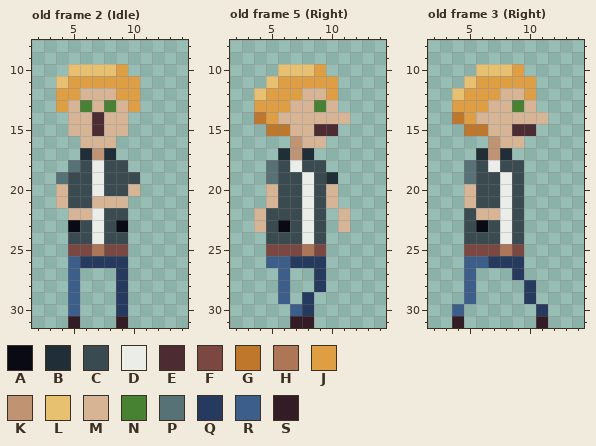
Pixel-art file -- Assets/Sprites/Chara.aseprite. The first picture shows the starting point.
16x32 pixels, 6 frames. Shown: old frame 2 (Idle): x 2..14, y 8..31; old frame 5 (Right): x 2..14, y 8..31; old frame 3 (Right): x 2..14, y 8..31. The commit also changed other frames, which this record leaves out.
Palette (. is transparent): A #090a14  B #202e37  C #394a50  D #ebede9  E #4d2b32  F #7a4841  G #be772b  H #ad7757  J #de9e41  K #c09473  L #e8c170  M #d7b594  N #468232  P #577277  Q #253a5e  R #3c5e8b  S #341c27
Pixels before, old frame 2 (Idle), first column x 4:
10 .LLLLJ.
11 LJJJJJJ
12 JJMMMJJ
13 JMNMNMJ
14 .MMEMM.
15 .MMEMM.
16 ..MMM..
17 ..BKB..
18 .PCDCC.
19 PCCDCCC
20 MCCDCCM
21 MCCMMM.
22 .MMDCC.
23 .ACDCA.
24 .CCDCC.
25 .FFHFF.
26 .RQQQQ.
27 .R...Q.
28 .R...Q.
29 .R...Q.
30 .R...Q.
31 .S...S.
Pixels before, old frame 5 (Right), first column x 4:
10 ..LLLJ..
11 .LJJJJJ.
12 LJJJMMJ.
13 JJJMMNM.
14 GJMMMMMM
15 .GGMMEE.
16 ...KMM..
17 ..BKB...
18 .PCDCC..
19 .PCCDCB.
20 .MCCDCM.
21 .MCCDCM.
22 MCCCDC.M
23 MCACDC.M
24 .CCCDC..
25 .FFFHF..
26 .RRQQQ..
27 ..R..Q..
28 ..R..Q..
29 ..R.Q...
30 ...RQ...
31 ...SS...
Pixels before, old frame 3 (Right), first column x 4:
10 ..LLLJ..
11 .LJJJJJ.
12 LJJJMMJ.
13 JJJMMNM.
14 GJMMMMMM
15 .GGMMEE.
16 ...KMM..
17 ..BKB...
18 .PCDCC..
19 .PCCDC..
20 .MCCDC..
21 .MCCDC..
22 .CMMDC..
23 .CACDC..
24 .CCCDC..
25 .FFFHF..
26 .RRQQQ..
27 .R...Q..
28 .R....Q.
29 .R....Q.
30 R......Q
31 S......S
Now the later version:
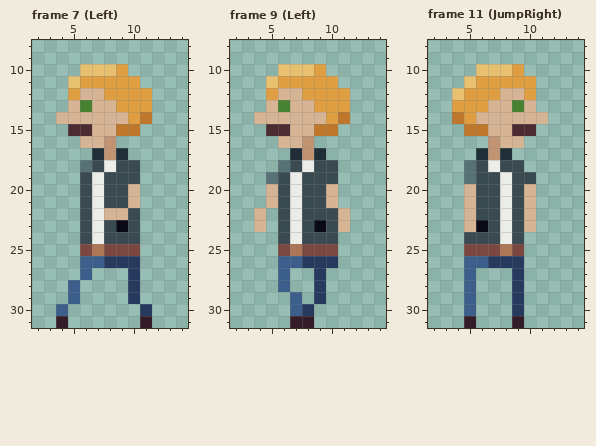
A new or re-ordered frame is compared with the old frame closest to it.
Changes in this commit:
frames 6 -> 17
Changed rows in their new state; - is an unchanged pixel.
Frame 7 (Left) is new; against old frame 2 (Idle), layer "Player":
first column x 4:
10 -.------
11 .L------
12 .---J--J
13 .---MJ-J
14 M--M--JG
15 -EEM-GG-
16 ----K---
17 --.BKB--
18 -.PCD-C-
19 ..------
20 ..------
21 ..-DCCM-
22 -.C-MMC-
23 -.----C-
24 -.----C-
25 -.----F-
26 -.RR--Q-
27 -.R--.Q-
28 -----.Q-
29 -----.Q-
30 R.---.-Q
31 S.---.-S
Frame 9 (Left) is new; against old frame 5 (Right), layer "Player":
first column x 4:
12 .-MMJJ-J
13 .MN--JJJ
14 MM----JG
15 -EE--GG-
16 --MMK.--
17 --.BKB--
18 -.PCD-C-
19 ---DC-C-
20 ---DC---
21 ---DC---
22 -.-DC-C-
23 -.CDCAC-
24 -.-DC-C-
25 -.-HF-F-
26 -.-R--Q-
29 --.R.Q--
Frame 11 (JumpRight) is new; against old frame 3 (Right), layer "Player":
first column x 5:
19 -----C
20 -----M
21 -----M
22 MCC--M
23 M----M
first column x 4:
28 -----Q.-
29 -----Q.-
30 .R---Q-.
31 .S---S-.
